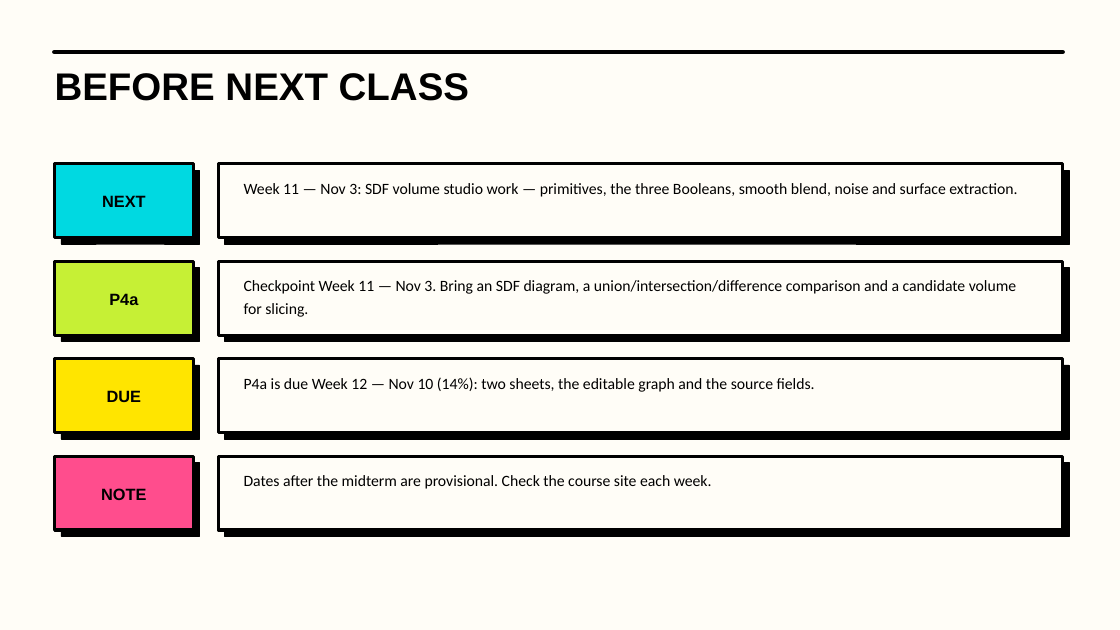
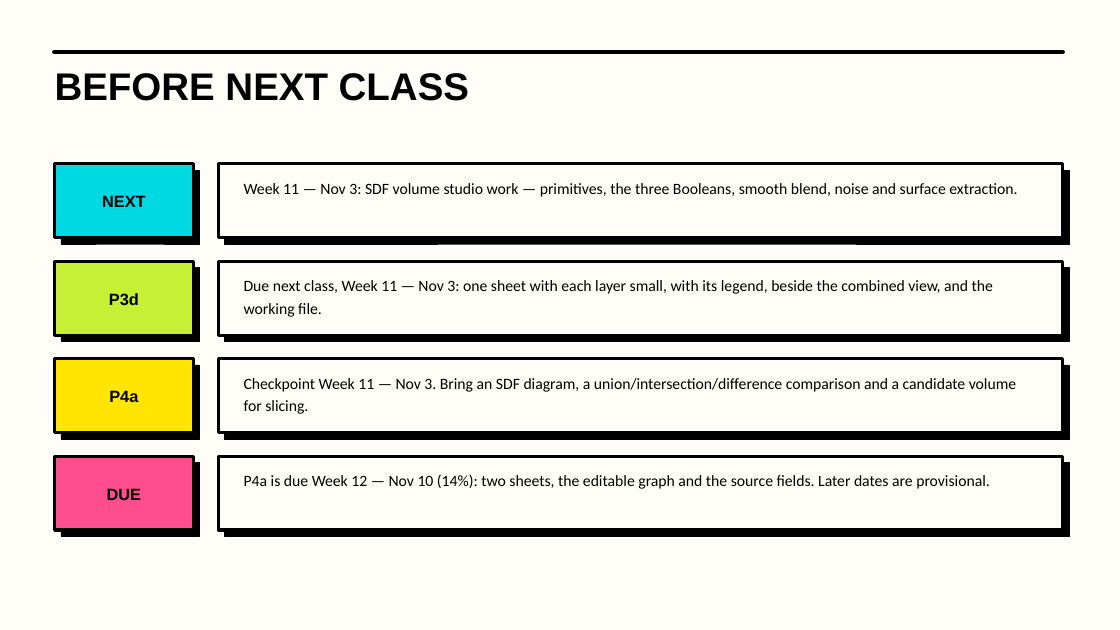
Before and after one commit to luigipacheco/arc3133, a slide deck: slide 12 of slides/ARC3133_Class10.pptx (slide 13 before the commit). Drawn at 1120x630 pixels with LibreOffice and Linux fonts; fonts in the diff are those of the drawing. Boxes give left, top, right and bottom in pixels: in the first picture for what was removed or moved away, otherwise in the second. Text is boxed around its words. In the diff, an @@ line names an element or a change of style, - is before the commit and + after.

```diff
--- a/slides/ARC3133_Class10.pptx
+++ b/slides/ARC3133_Class10.pptx
@@ text at [109, 293, 139, 305]: text changed @@
-P4a
+P3d
@@ text at [244, 280, 993, 317]: text changed @@
-Checkpoint Week 11 — Nov 3. Bring an SDF diagram, a union/intersection/difference comparison and a candidate volume for slicing.
+Due next class, Week 11 — Nov 3: one sheet with each layer small, with its legend, beside the combined view, and the working file.
@@ text at [244, 378, 1016, 414]: text changed @@
-P4a is due Week 12 — Nov 10 (14%): two sheets, the editable graph and the source fields.
+Checkpoint Week 11 — Nov 3. Bring an SDF diagram, a union/intersection/difference comparison and a candidate volume for slicing.
@@ text at [109, 390, 138, 402]: text changed @@
-DUE
+P4a
@@ text at [244, 474, 990, 489]: text changed @@
-Dates after the midterm are provisional. Check the course site each week.
+P4a is due Week 12 — Nov 10 (14%): two sheets, the editable graph and the source fields. Later dates are provisional.
@@ text at [107, 488, 142, 500]: text changed @@
-NOTE
+DUE
```
Also in this commit, not shown: 3 other slides changed, 1 slide added, 2 slides removed, 47 other files.
